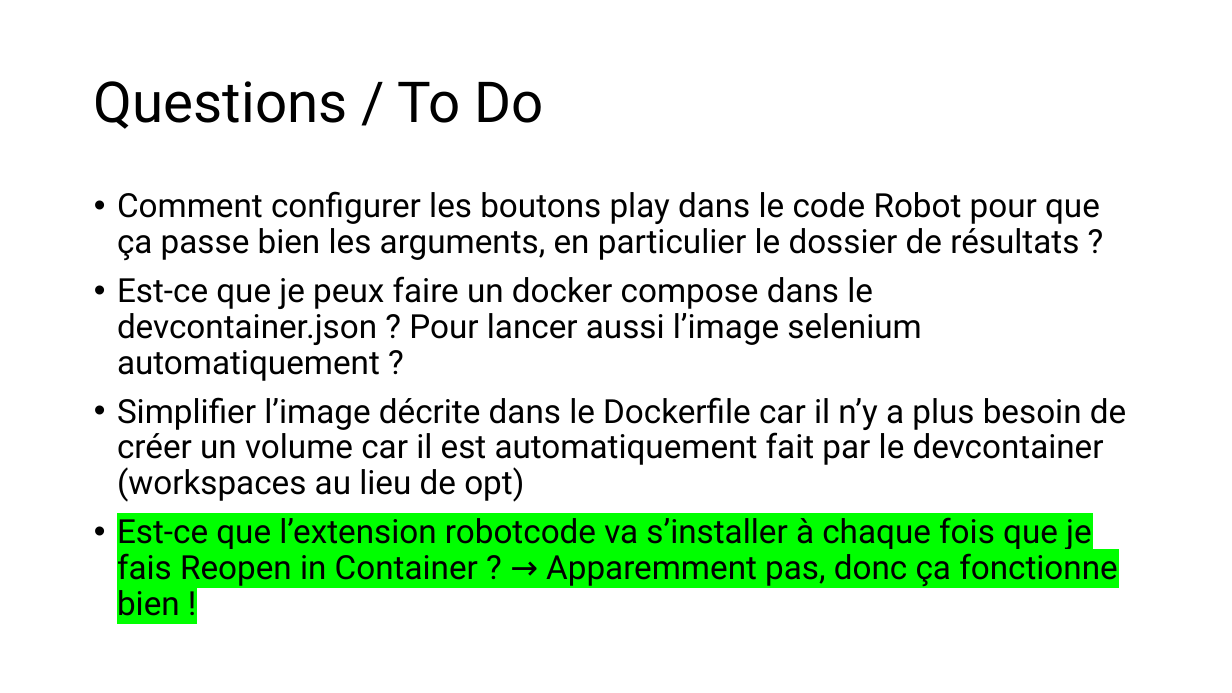
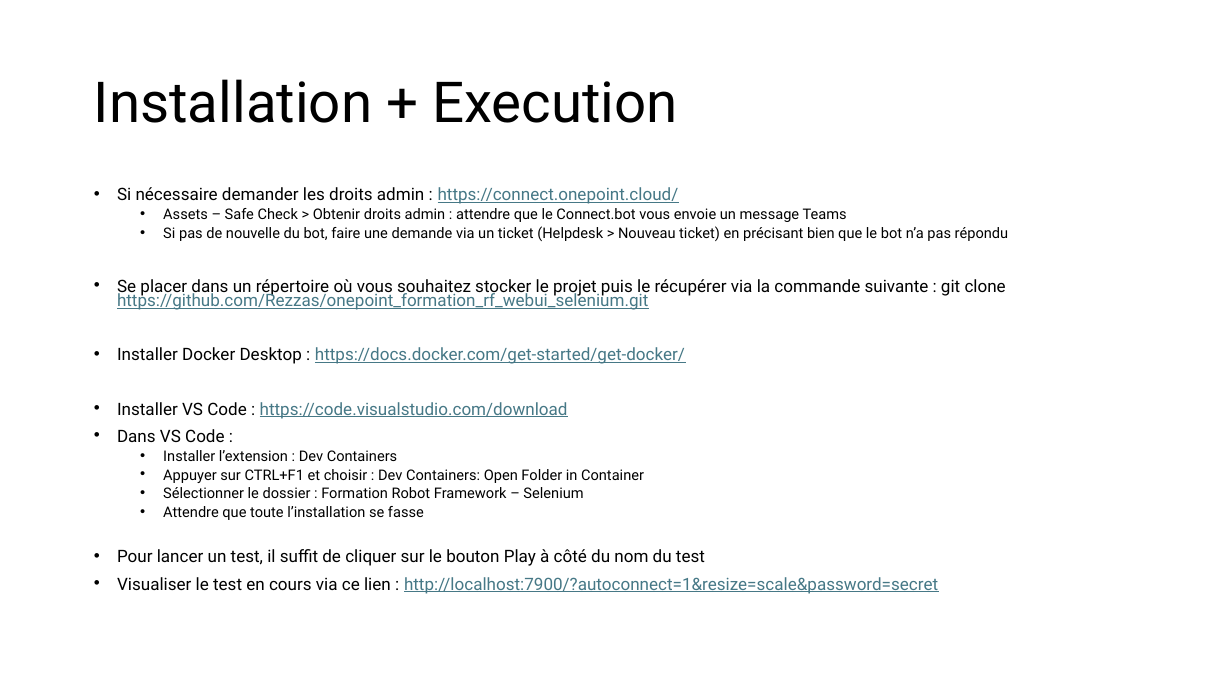
Before and after one commit to Rezzas/onepoint_formation_rf_webui_selenium, a slide deck: slide 3 of Presentation Architecture.pptx. Drawn at 1232x693 pixels with LibreOffice and Linux fonts; fonts in the diff are those of the drawing. Boxes give left, top, right and bottom in pixels: in the first picture for what was removed or moved away, otherwise in the second. Text is boxed around its words. In the diff, an @@ line names an element or a change of style, - is before the commit and + after.

Commit message:
Docker Compose version

```diff
--- a/Presentation Architecture.pptx
+++ b/Presentation Architecture.pptx
@@ title at bbox=[94, 79, 678, 123]: text changed @@
-Questions / To Do
+Installation + Execution
@@ text at bbox=[117, 187, 1008, 594]: text changed; size 25.9 to 13.3 pt @@
-• Comment configurer les boutons play dans le code Robot pour que ça passe bien les arguments, en particulier le dossier de résultats ?
-• Est-ce que je peux faire un docker compose dans le devcontainer.json ? Pour lancer aussi l’image selenium automatiquement ?
-• Simplifier l’image décrite dans le Dockerfile car il n’y a plus besoin de créer un volume car il est automatiquement fait par le devcontainer (workspaces au lieu de opt)
-• Est-ce que l’extension robotcode va s’installer à chaque fois que je fais Reopen in Container ? → Apparemment pas, donc ça fonctionne bien !
+• Si nécessaire demander les droits admin : https://connect.onepoint.cloud/
+  • Assets – Safe Check > Obtenir droits admin : attendre que le Connect.bot vous envoie un message Teams
+  • Si pas de nouvelle du bot, faire une demande via un ticket (Helpdesk > Nouveau ticket) en précisant bien que le bot n’a pas répondu
+• Se placer dans un répertoire où vous souhaitez stocker le projet puis le récupérer via la commande suivante : git clone https://github.com/Rezzas/onepoint_formation_rf_webui_selenium.git
+• Installer Docker Desktop : https://docs.docker.com/get-started/get-docker/
+• Installer VS Code : https://code.visualstudio.com/download
+• Dans VS Code :
+  • Installer l’extension : Dev Containers
+  • Appuyer sur CTRL+F1 et choisir : Dev Containers: Open Folder in Container
+  • Sélectionner le dossier : Formation Robot Framework – Selenium
+  • Attendre que toute l’installation se fasse
+• Pour lancer un test, il suffit de cliquer sur le bouton Play à côté du nom du test
+• Visualiser le test en cours via ce lien : http://localhost:7900/?autoconnect=1&resize=scale&password=secret
```
Also in this commit, not shown: 1 other slide changed, 1 slide removed, 11 other files.
